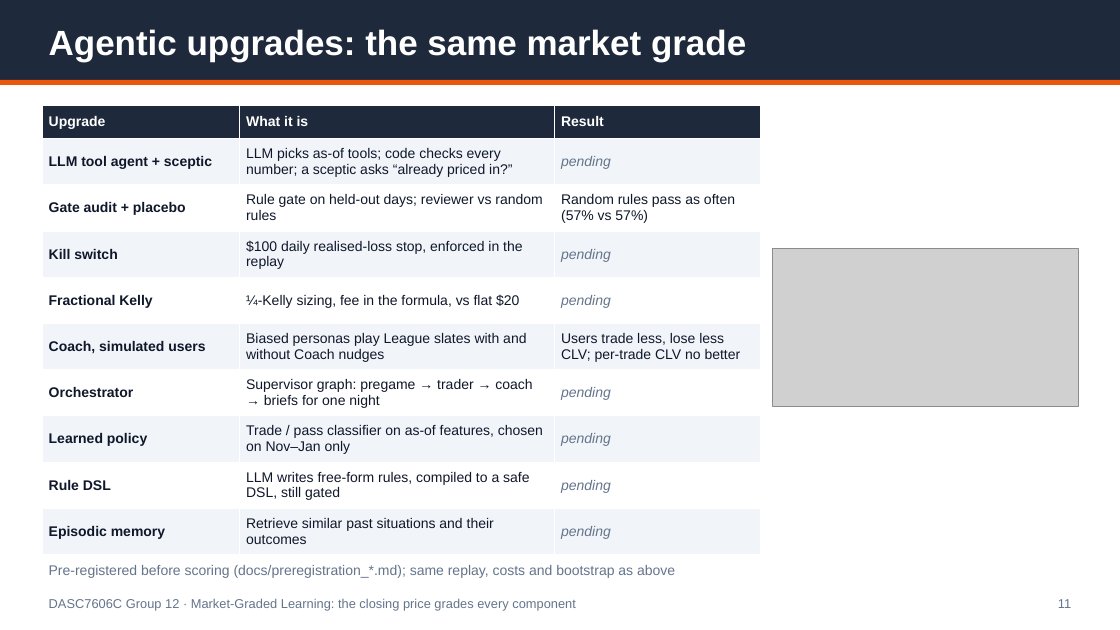
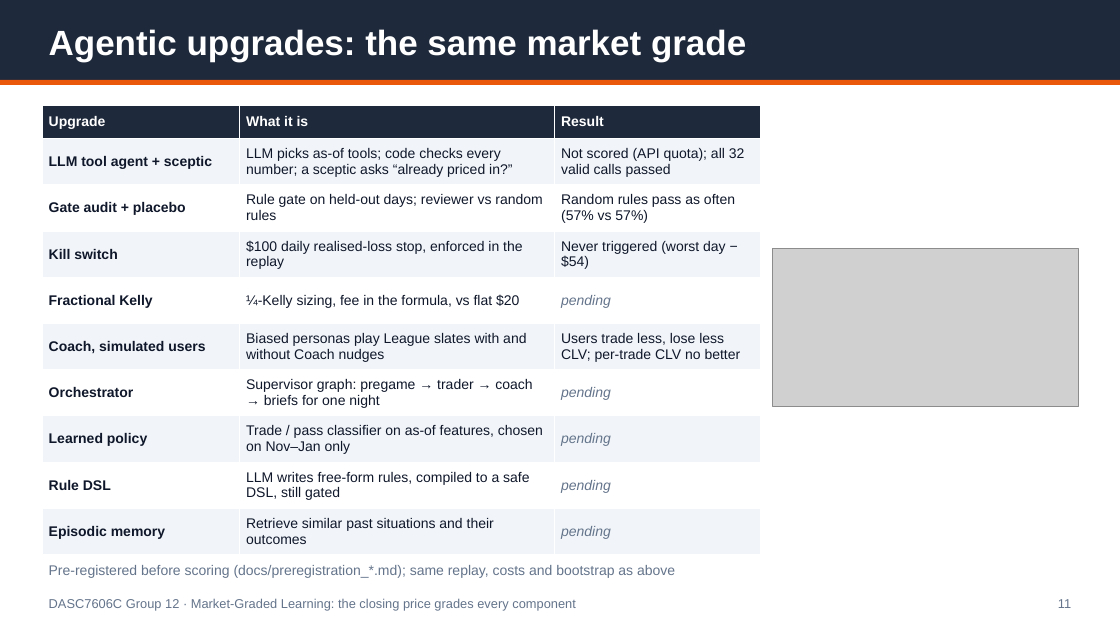
Before and after one commit to Michaelyzr/nba-agent, a slide deck: slide 11 of presentation/nba_agent_deck.pptx. Drawn at 1120x630 pixels with LibreOffice and Linux fonts; fonts in the diff are those of the drawing; grey boxes stand for pictures. Boxes give left, top, right and bottom in pixels: in the first picture for what was removed or moved away, otherwise in the second. Text is boxed around its words. In the diff, an @@ line names an element or a change of style, - is before the commit and + after.

```diff
--- a/presentation/nba_agent_deck.pptx
+++ b/presentation/nba_agent_deck.pptx
@@ table at box(42, 105, 760, 555) @@
-row 2, column 3: pending
+row 2, column 3: Not scored (API quota); all 32 valid calls passed
-row 4, column 3: pending
+row 4, column 3: Never triggered (worst day −$54)
```
Also in this commit, not shown: 1 other file.
